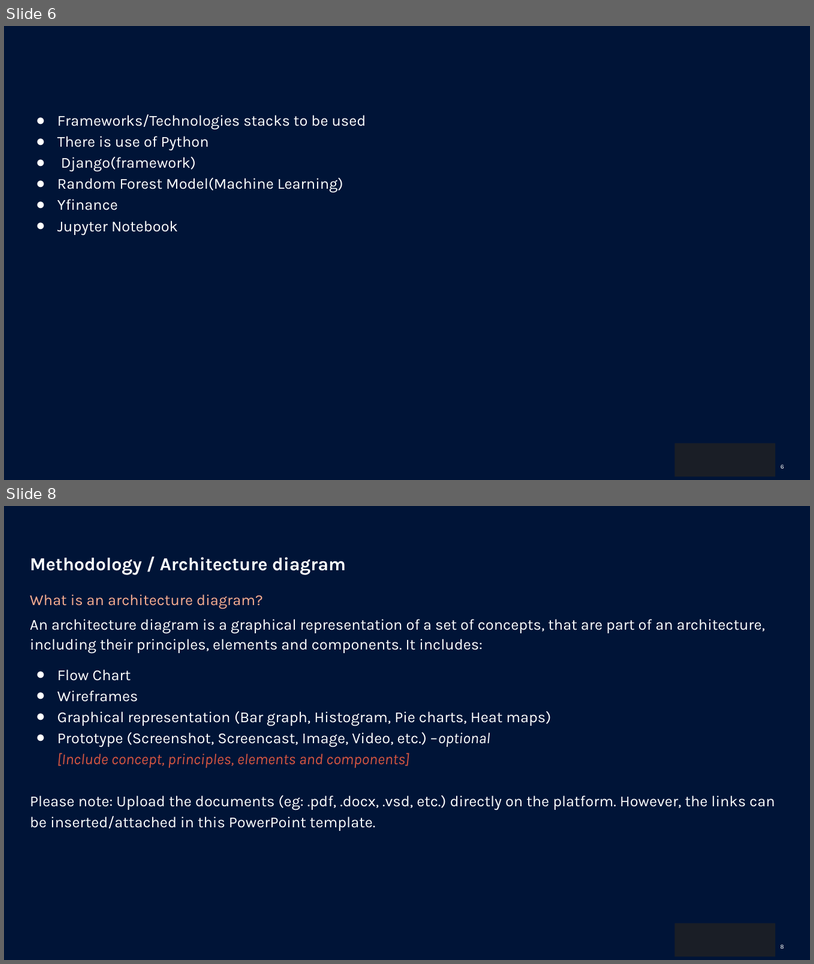
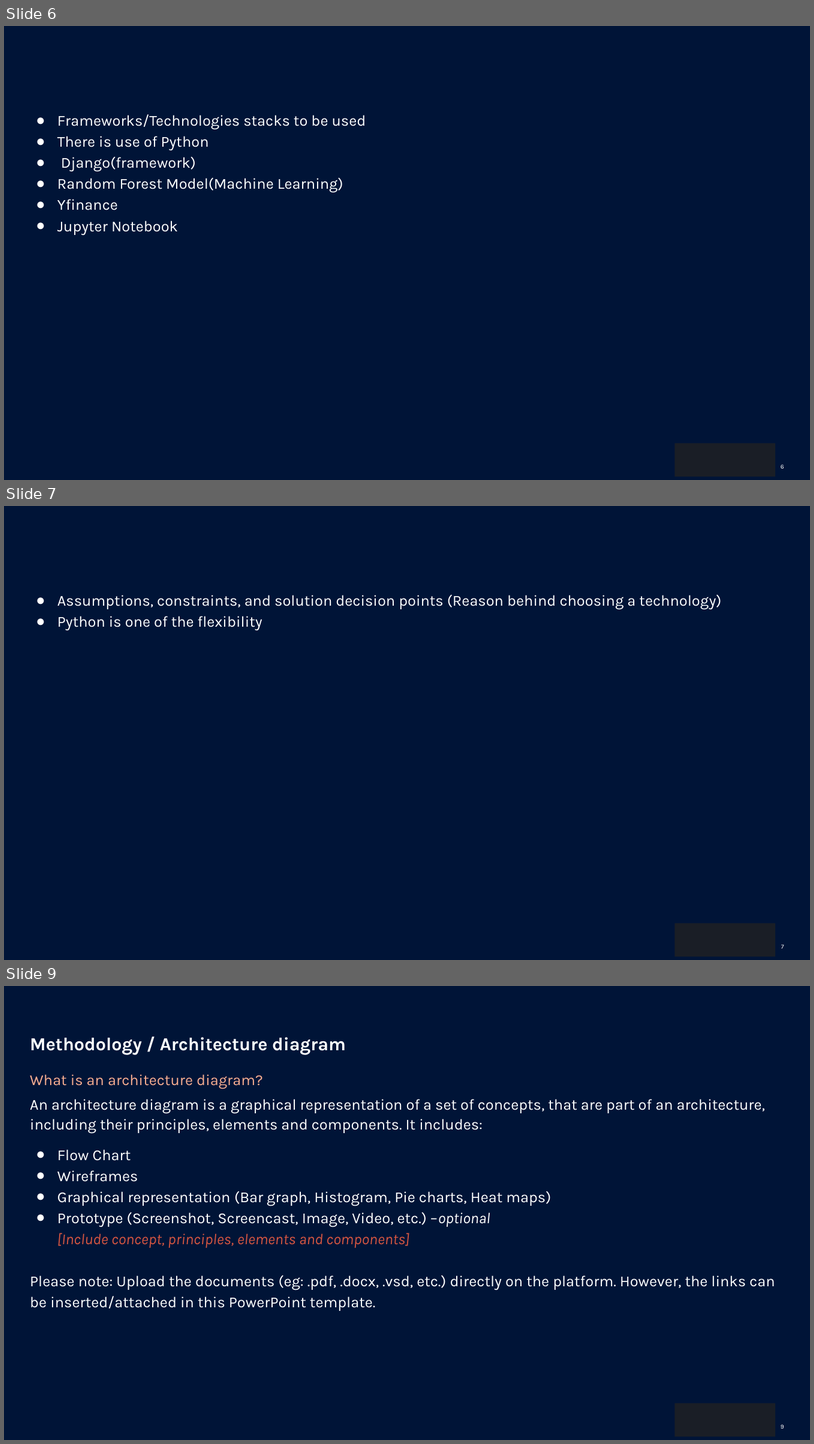
Before and after one commit to Aditya-aot/Hackathon-ION, a slide deck: HackerEarth_Idea_Submission_Template24414bb.pptx. Shown one above the other, each under a label of ours: slides 6 and 8 before the commit, slides 6, 7 and 9 after it; the slides between them are not shown. The pictures are 814x964 and 814x1444 pixels, drawn with LibreOffice and Linux fonts; fonts in the diff are those of the drawing; background and template pictures are left out. Boxes give left, top, right and bottom in pixels: in the first picture for what was removed or moved away, otherwise in the second. Text is boxed around its words. In the diff, an @@ line names an element or a change of style, - is before the commit and + after.

```diff
--- a/HackerEarth_Idea_Submission_Template24414bb.pptx
+++ b/HackerEarth_Idea_Submission_Template24414bb.pptx
@@ slide 7 added at <box>4,506,810,960</box>, background picture (left out); not listed: 2 template elements that a slide beside it also shows @@
@@ text added at <box>57,594,722,631</box>, 20 pt, text #FFFFFF @@
+● Assumptions, constraints, and solution decision points (Reason behind choosing a technology)
+● Python is one of the flexibility
@@ what was slide 8 is now slide 9 @@
```
Also in this commit, not shown: 1 slide changed.
